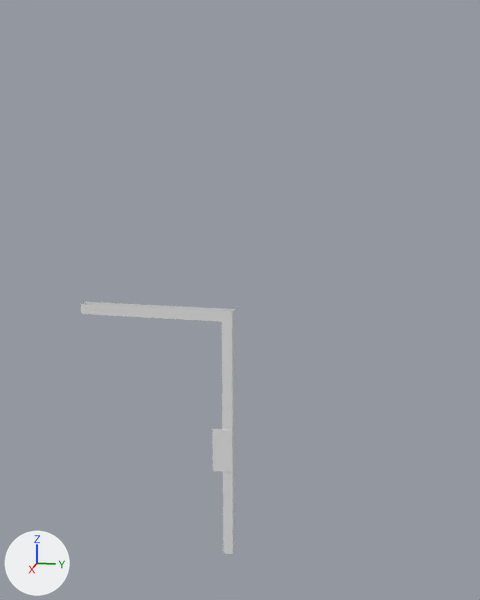
Renders of the Blender file Assets/Models/Environment/Rooms/MARL_Door.blend from each side of a commit.
The view is the same before and after, from a camera (50 mm lens) standing at (5.94, 1.24, 4.13) and looking at (-0.04, 0.05, 2.63). The axes (+X, +Y, +Z) are drawn at lower left. The lights are the same throughout.

In view in the first picture: 'Right_metal'.
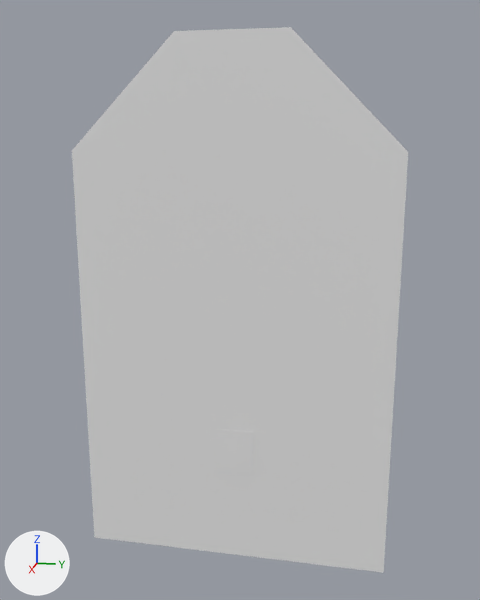
Location of each change, (x1, y1, x2, y2) in pixels of the pictures (480 x 600 px):
'Left', shown
    after: (231, 27, 408, 573)
'Right', shown
    after: (72, 29, 232, 553)
'Left_metal', shown
    after: (232, 312, 398, 555)

Diff of the bpy script that builds the scene:
```diff
--- a/Assets/Models/Environment/Rooms/MARL_Door.blend.py
+++ b/Assets/Models/Environment/Rooms/MARL_Door.blend.py
@@ ob_left @@
 ob_left.location = (0.0, 0.0, 0.0)
-ob_left.hide_viewport = True
@@ ob_left_metal @@
 ob_left_metal.location = (-0.09, 0.05, 1.239)
-ob_left_metal.hide_viewport = True
@@ ob_right @@
 ob_right.location = (0.0, 0.0, 0.0)
-ob_right.hide_viewport = True
```
